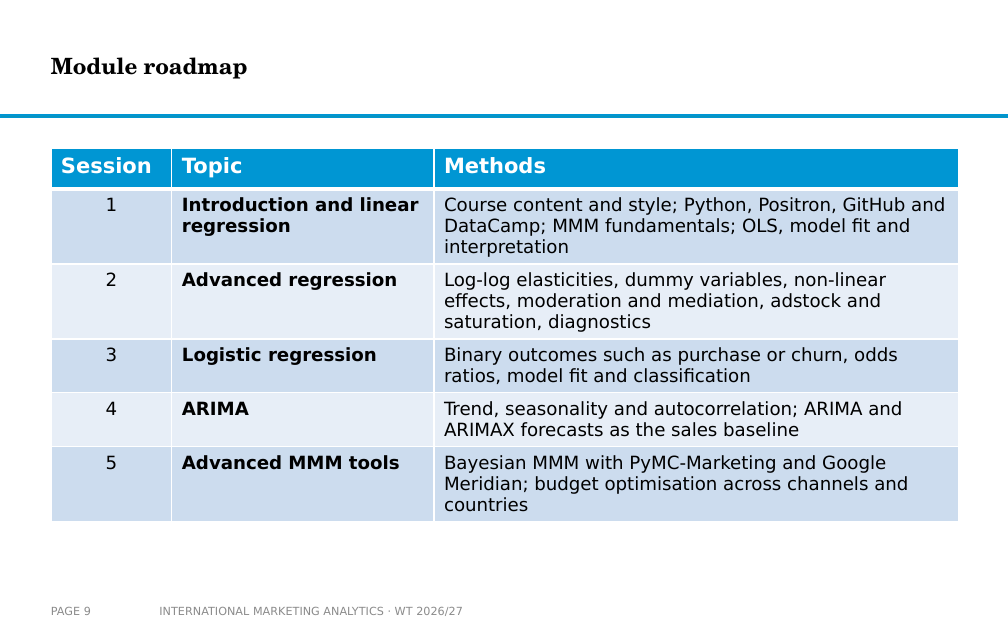
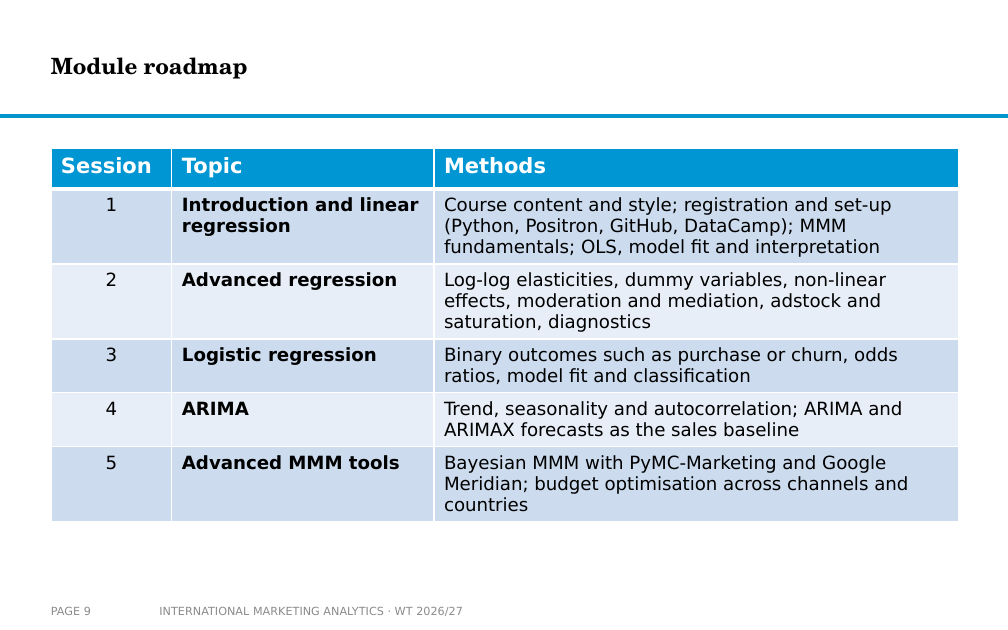
Before and after one commit to arnefloh-wu/International-Marketing-Analytics, a slide deck: slide 9 of slides/00a_course-content-and-style_WT26-27.pptx. Drawn at 1008x630 pixels with LibreOffice and Linux fonts; fonts in the diff are those of the drawing; background and template pictures are left out. Boxes give left, top, right and bottom in pixels: in the first picture for what was removed or moved away, otherwise in the second. Text is boxed around its words. In the diff, an @@ line names an element or a change of style, - is before the commit and + after.

```diff
--- a/slides/00a_course-content-and-style_WT26-27.pptx
+++ b/slides/00a_course-content-and-style_WT26-27.pptx
@@ table at (51, 148, 959, 516) @@
-row 2, column 3: Course content and style; Python, Positron, GitHub and DataCamp; MMM fundamentals; OLS, model fit and interpretation
+row 2, column 3: Course content and style; registration and set-up (Python, Positron, GitHub, DataCamp); MMM fundamentals; OLS, model fit and interpretation
```
Also in this commit, not shown: 4 other slides changed, 2 other files.
